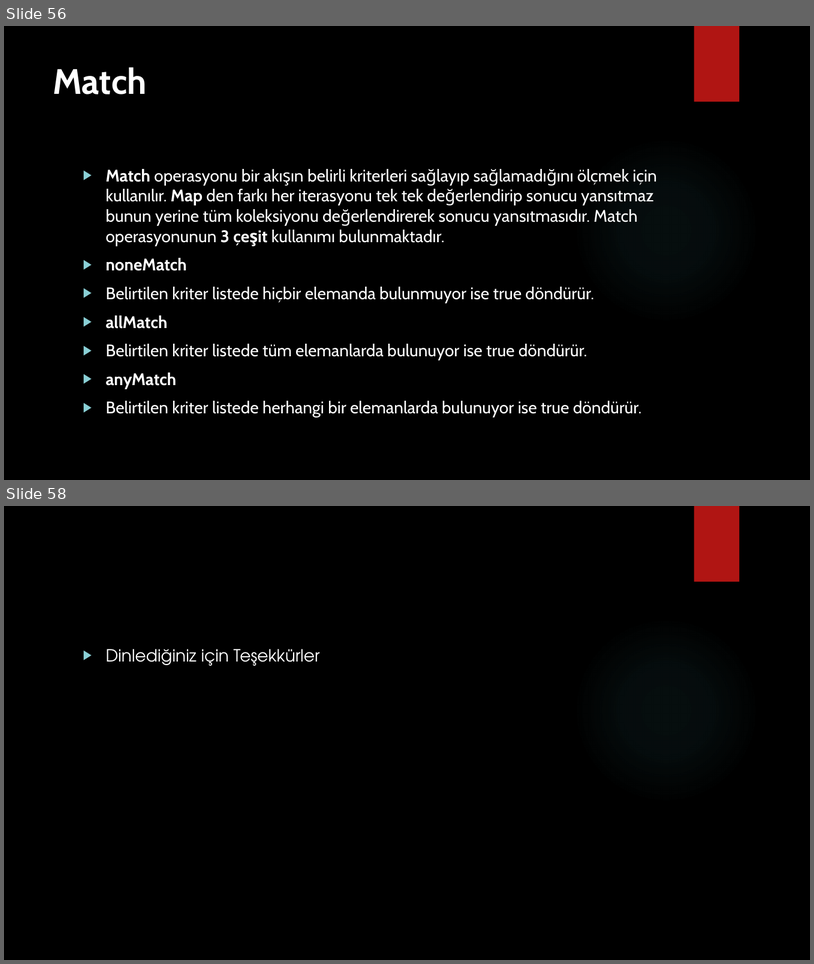
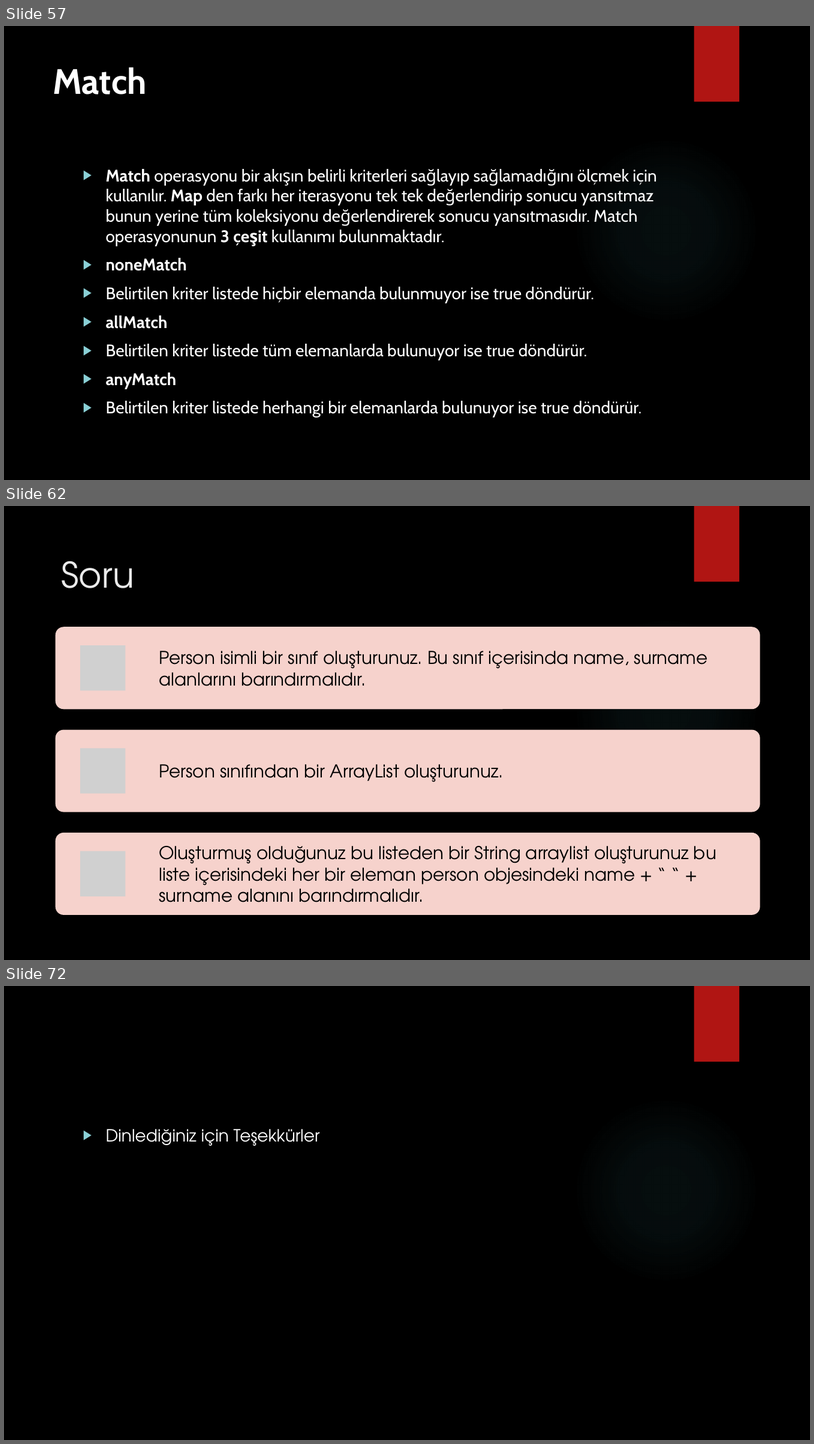
Before and after one commit to burakduman-bilgeadam/sunum, a slide deck: collection/Collections.pptx. Shown one above the other, each under a label of ours: slides 56 and 58 before the commit, slides 57, 62 and 72 after it; the slides between them are not shown. The pictures are 814x964 and 814x1444 pixels, drawn with LibreOffice and Linux fonts; fonts in the diff are those of the drawing; grey boxes stand for pictures; background and template pictures are left out. Boxes give left, top, right and bottom in pixels: in the first picture for what was removed or moved away, otherwise in the second. Text is boxed around its words. In the diff, an @@ line names an element or a change of style, - is before the commit and + after.

```diff
--- a/collection/Collections.pptx
+++ b/collection/Collections.pptx
@@ slide 62 added at <box>4,506,810,960</box>, background picture (left out); not listed: 2 template elements that a slide beside it also shows @@
@@ title added at <box>62,561,134,588</box>, 42 pt, text #EBEBEB @@
+Soru
@@ group added at <box>56,627,761,915</box>: 3 rounded rectangles, 3 pictures, 3 texts @@
+Person isimli bir sınıf oluşturunuz. Bu sınıf içerisinda name, surname alanlarını barındırmalıdır.
+Person sınıfından bir ArrayList oluşturunuz.
+Oluşturmuş olduğunuz bu listeden bir String arraylist oluşturunuz bu liste içerisindeki her bir eleman person objesindeki name + “ “ + surname alanını barındırmalıdır.
@@ what was slide 56 is now slide 57 @@
@@ what was slide 58 is now slide 72 @@
```
Also in this commit, not shown: 2 slides changed, 13 other slides added, 1 other file.
